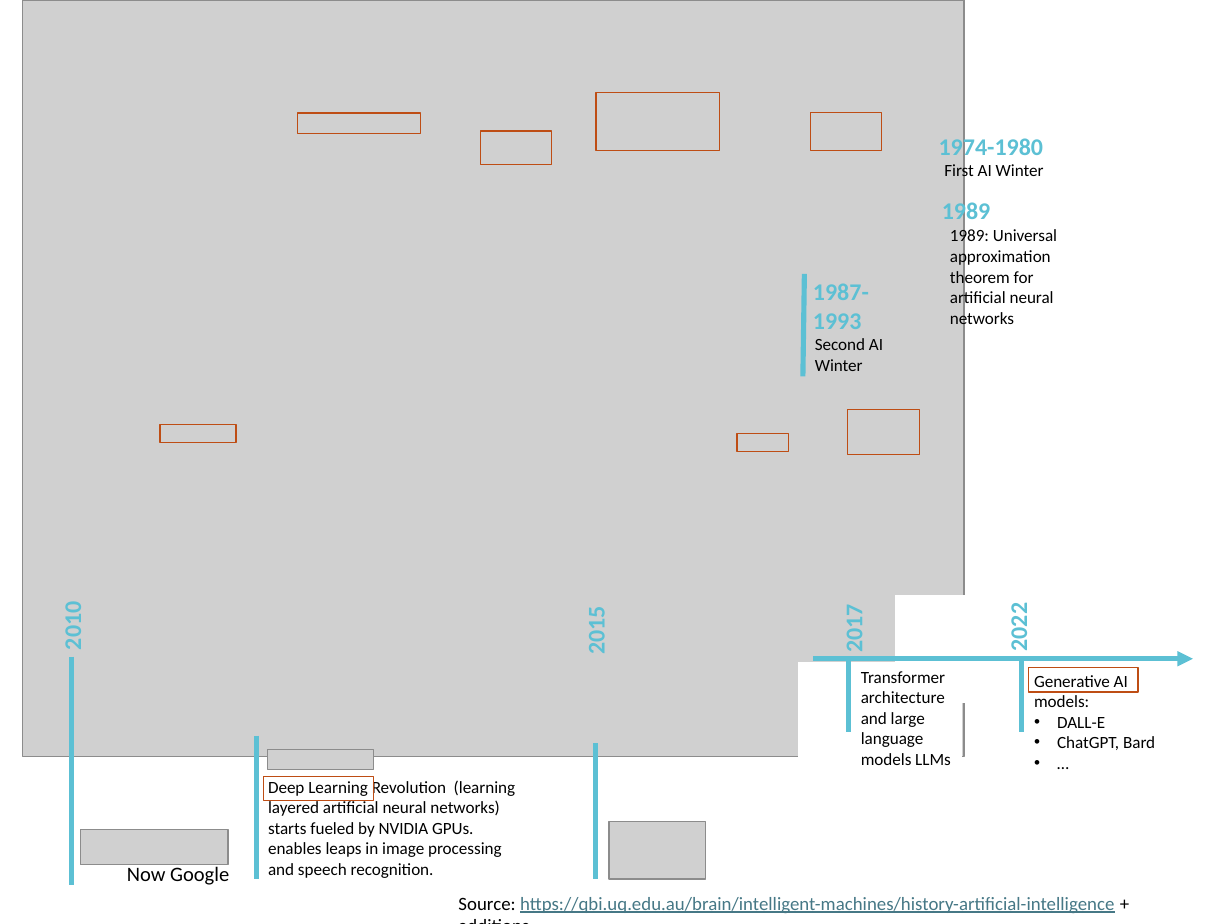
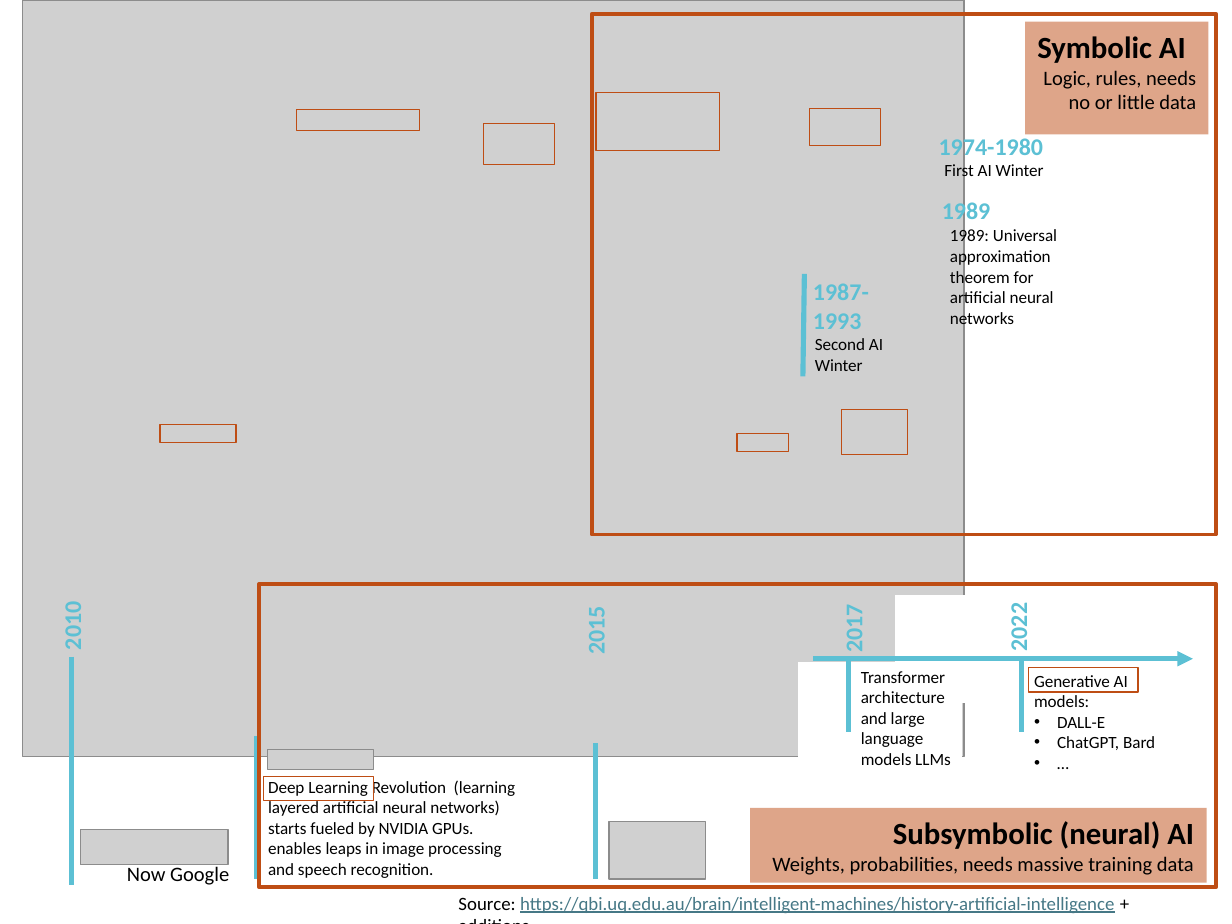
Before and after one commit to kunleola/CS7320, a slide deck: slide 19 of slides/01_intro.pptx. Drawn at 1232x924 pixels with LibreOffice and Linux fonts; fonts in the diff are those of the drawing; grey boxes stand for pictures. Boxes give left, top, right and bottom in pixels: in the first picture for what was removed or moved away, otherwise in the second. Text is boxed around its words. In the diff, an @@ line names an element or a change of style, - is before the commit and + after.

Commit message:
added mote on subsymbolic AI.

```diff
--- a/slides/01_intro.pptx
+++ b/slides/01_intro.pptx
@@ rectangle added at (x1=591, y1=14, x2=1216, y2=535), outline #BE4D14 2.25 pt @@
@@ rectangle added at (x1=1025, y1=22, x2=1209, y2=134), fill #BE4D14 at 50% opacity, 12 pt, text #000000 @@
+Symbolic AI
+Logic, rules, needs no or little data
@@ rectangle moved from (x1=811, y1=113, x2=882, y2=150) to (x1=809, y1=108, x2=881, y2=145) @@
@@ rectangle resized from (x1=480, y1=131, x2=552, y2=164) to (x1=483, y1=123, x2=554, y2=164) @@
@@ rectangle resized from (x1=848, y1=409, x2=919, y2=455) to (x1=841, y1=409, x2=908, y2=455) @@
@@ rectangle added at (x1=259, y1=584, x2=1216, y2=887), outline #BE4D14 2.25 pt @@
@@ rectangle added at (x1=750, y1=808, x2=1207, y2=883), fill #BE4D14 at 50% opacity, 12 pt, text #000000 @@
+Subsymbolic (neural) AI
+Weights, probabilities, needs massive training data
```
Also in this commit, not shown: 1 other slide changed, 1 other file.
